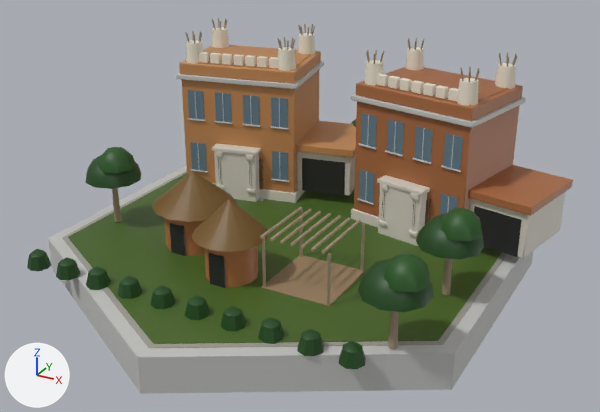
Renders of the glTF model native/godot/assets/art/blender/luxuryVillas_africa.glb from each side of a commit.
One viewpoint serves both versions: a camera (50 mm lens) standing at (18.6, -33.0, 18.4) and looking at (0.8, -0.7, 2.2). Arrows for +X, +Y and +Z are at lower left; the lights stay in place. The picture after the commit comes second. Vertices at exactly the same position are counted once.

The first picture shows 'cladding', 'dark', 'glass', 'leaf', 'pavers', 'plaster', 'stone', 'turf', 'wall_concrete', 'wood'.
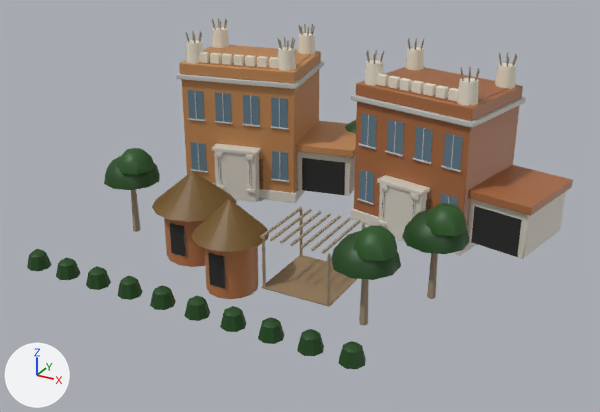
What differs and where, as boxes [x1, y1, x2, y2] in the pictures (600 x 412 px; the box of a moved part takes in the faces that stretch with it):
```json
{"object": "turf", "change": "deleted", "before": [68, 173, 502, 344], "on screen": "green"}
{"object": "wall_concrete", "change": "reshaped", "before": [48, 61, 533, 394], "after": [176, 61, 526, 205]}
{"object": "leaf", "change": "reshaped", "before": [27, 119, 484, 369], "after": [27, 120, 469, 369]}
{"object": "wood", "change": "reshaped", "before": [112, 18, 517, 349], "after": [131, 18, 517, 326], "on screen": "7% shorter"}
{"object": "pavers", "change": "deleted", "before": [62, 171, 507, 348]}
{"part": 1, "of": "me_leaf", "change": "moved or reshaped", "before": [85, 155, 141, 189], "after": [104, 156, 160, 190]}
{"part": 2, "of": "me_leaf", "change": "moved or reshaped", "before": [98, 147, 136, 173], "after": [117, 148, 155, 175]}
{"part": 3, "of": "me_leaf", "change": "moved or reshaped", "before": [416, 213, 484, 260], "after": [402, 209, 469, 254]}
{"part": 4, "of": "me_leaf", "change": "moved or reshaped", "before": [441, 208, 483, 241], "after": [426, 203, 467, 236]}
{"part": 5, "of": "me_leaf", "change": "moved or reshaped", "before": [358, 258, 434, 312], "after": [331, 231, 401, 280]}
{"part": 6, "of": "me_leaf", "change": "moved or reshaped", "before": [383, 253, 430, 292], "after": [353, 225, 397, 261]}
{"part": 7, "of": "me_leaf", "change": "moved or reshaped", "before": [351, 119, 356, 127], "after": [345, 120, 356, 134], "on screen": "mostly hidden"}
{"part": 8, "of": "me_wall_concrete", "change": "deleted", "before": [48, 166, 533, 394]}
{"part": 9, "of": "me_wood", "change": "moved or reshaped", "before": [112, 188, 122, 222], "after": [131, 189, 140, 232]}
{"part": 10, "of": "me_wood", "change": "moved or reshaped", "before": [442, 258, 452, 296], "after": [427, 253, 438, 299]}
{"part": 11, "of": "me_wood", "change": "moved or reshaped", "before": [388, 311, 398, 349], "after": [359, 279, 369, 326]}
```

The change, as JSON lines over the scene's bpy script:
```json
{"block": "me_leaf", "where": "# used by ob_leaf; location = (0.0, 0.0, 0.0)"}
{"op": "remove", "block": "me_leaf", "code": "me_leaf.from_pydata(...)  # 434 vertices, 680 faces; spans x -10.2..10.2, y -9.2..10.6, z 0.1..4.4"}
{"op": "add", "block": "me_leaf", "code": "me_leaf.from_pydata(...)  # 434 vertices, 680 faces; spans x -9.4..9.5, y -9.2..9.7, z 0.1..4.4"}
{"block": "me_leaf", "change": "me_leaf part 1: the loose piece of 41 vertices spanning x -10.2..-7.4, y -4.4..-1.6, z 2.6..3.9 is moved by (0.9, 0.3, 0.0)"}
{"block": "me_leaf", "change": "me_leaf part 2: the loose piece of 25 vertices spanning x -9.3..-7.4, y -4.2..-2.3, z 3.4..4.4 is moved by (0.9, 0.3, 0.0)"}
{"block": "me_leaf", "change": "me_leaf part 3: the loose piece of 41 vertices spanning x 7.4..10.2, y -3.4..-0.6, z 2.6..3.9 is moved by (-0.7, 0.2, 0.0)"}
{"block": "me_leaf", "change": "me_leaf part 4: the loose piece of 25 vertices spanning x 8.3..10.2, y -3.2..-1.3, z 3.4..4.4 is moved by (-0.7, 0.2, 0.0)"}
{"block": "me_leaf", "change": "me_leaf part 5: the loose piece of 41 vertices spanning x 7.0..9.8, y -8.4..-5.6, z 2.6..3.9 is moved by (-2.0, 1.7, 0.0)"}
{"block": "me_leaf", "change": "me_leaf part 6: the loose piece of 25 vertices spanning x 7.9..9.8, y -8.2..-6.3, z 3.4..4.4 is moved by (-2.0, 1.7, 0.0)"}
{"block": "me_leaf", "change": "me_leaf part 7: the loose piece of 41 vertices spanning x -1.4..1.4, y 7.8..10.6, z 2.6..3.9 is moved by (0.0, -0.9, 0.0)"}
{"block": "me_leaf", "change": "other edits to the shape of me_leaf do not show in these pictures"}
{"block": "me_wall_concrete", "where": "# used by ob_wall_concrete; location = (0.0, 0.0, 0.0)"}
{"op": "remove", "block": "me_wall_concrete", "code": "me_wall_concrete.from_pydata(...)  # 556 vertices, 980 faces; spans x -10.7..10.7, y -12.3..12.3, z -1.6..6.8"}
{"op": "add", "block": "me_wall_concrete", "code": "me_wall_concrete.from_pydata(...)  # 544 vertices, 960 faces; spans x -9.4..9.2, y 1.8..8.6, z 0.1..6.8"}
{"block": "me_wall_concrete", "change": "me_wall_concrete part 8: the loose piece of 12 vertices spanning x -10.7..10.7, y -12.3..12.3, z -1.6..0.1 is deleted"}
{"block": "me_wood", "where": "# used by ob_wood; location = (0.0, 0.0, 0.0)"}
{"op": "remove", "block": "me_wood", "code": "me_wood.from_pydata(...)  # 672 vertices, 1072 faces; spans x -9.0..9.0, y -7.2..9.4, z 0.1..9.0"}
{"op": "add", "block": "me_wood", "code": "me_wood.from_pydata(...)  # 672 vertices, 1072 faces; spans x -9.0..8.8, y -6.8..8.5, z -0.2..9.0"}
{"block": "me_wood", "change": "me_wood part 9: the loose piece of 14 vertices spanning x -9.0..-8.6, y -3.2..-2.8, z 0.2..3.0 is scaled about its middle by (1, 1, 1.16), then moved by (0.9, 0.3, -0.2)"}
{"block": "me_wood", "change": "me_wood part 10: the loose piece of 14 vertices spanning x 8.6..9.0, y -2.2..-1.8, z 0.2..3.0 is scaled about its middle by (1, 1, 1.16), then moved by (-0.7, 0.2, -0.2)"}
{"block": "me_wood", "change": "me_wood part 11: the loose piece of 14 vertices spanning x 8.2..8.6, y -7.2..-6.8, z 0.2..3.0 is scaled about its middle by (1, 1, 1.16), then moved by (-2.0, 1.7, -0.2)"}
{"block": "me_wood", "change": "other edits to the shape of me_wood do not show in these pictures"}
{"op": "remove", "block": "ob_pavers", "code": ["ob_pavers = bpy.data.objects.new('pavers', me_pavers)", "ob_pavers.location = (0.0, 0.0, 0.0)"]}
{"op": "remove", "block": "ob_turf", "code": ["ob_turf = bpy.data.objects.new('turf', me_turf)", "ob_turf.location = (0.0, 0.0, 0.0)"]}
```
